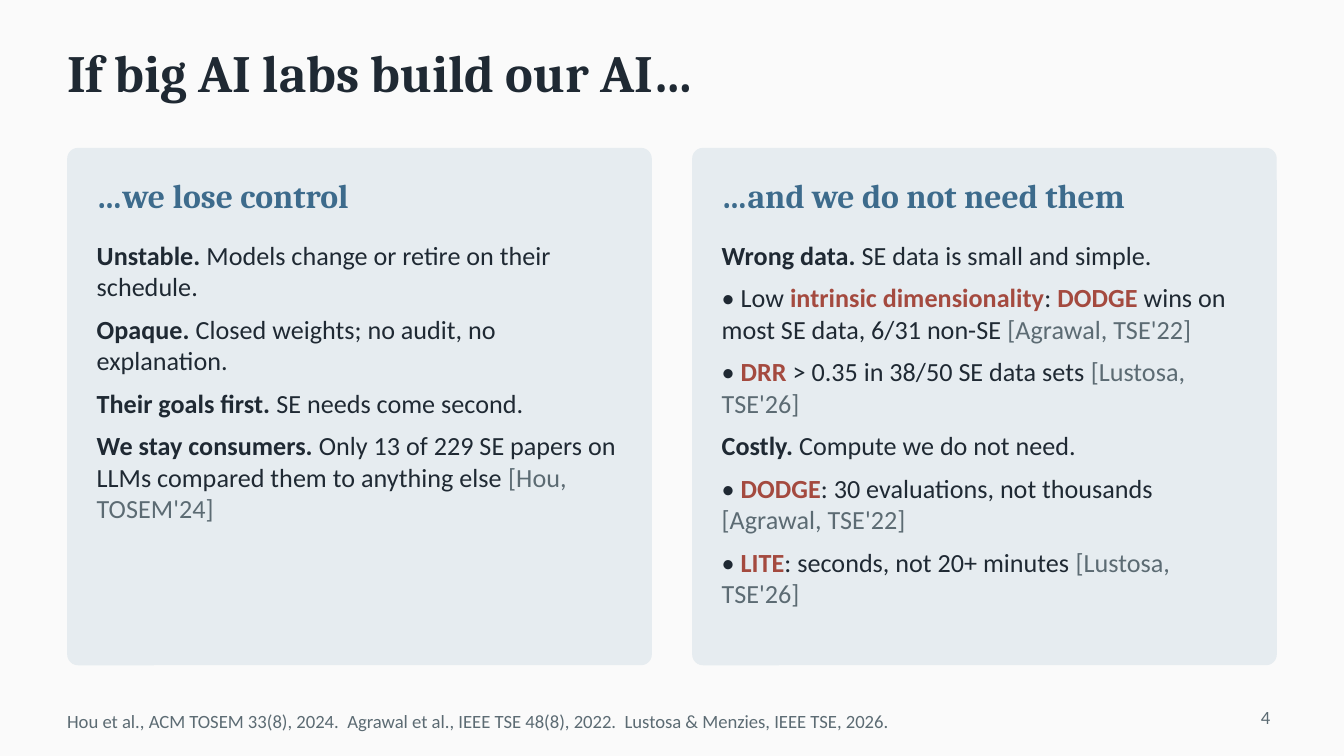
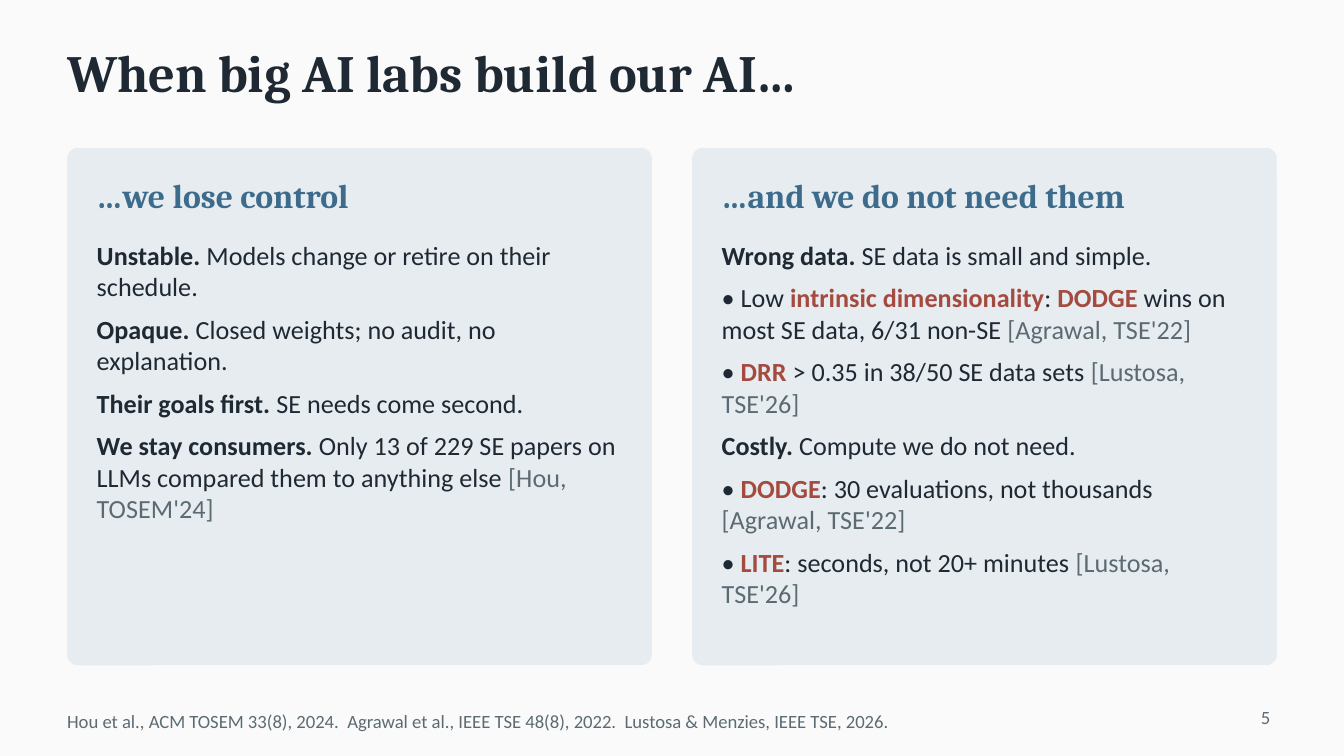
Before and after one commit to timm/misc, a slide deck: slide 5 of 26/ase26/DRR_slides_v5.pptx (slide 4 before the commit). Drawn at 1344x756 pixels with LibreOffice and Linux fonts; fonts in the diff are those of the drawing. Boxes give left, top, right and bottom in pixels: in the first picture for what was removed or moved away, otherwise in the second. Text is boxed around its words. In the diff, an @@ line names an element or a change of style, - is before the commit and + after.

```diff
--- a/26/ase26/DRR_slides_v5.pptx
+++ b/26/ase26/DRR_slides_v5.pptx
@@ title at <box>67,55,797,104</box>: text changed @@
-If big AI labs build our AI…
+When big AI labs build our AI…
@@ page number at <box>1261,712,1270,724</box>: text changed @@
-4
+5
```
Also in this commit, not shown: 1 other slide changed, 2 slides added, 1 slide removed.
